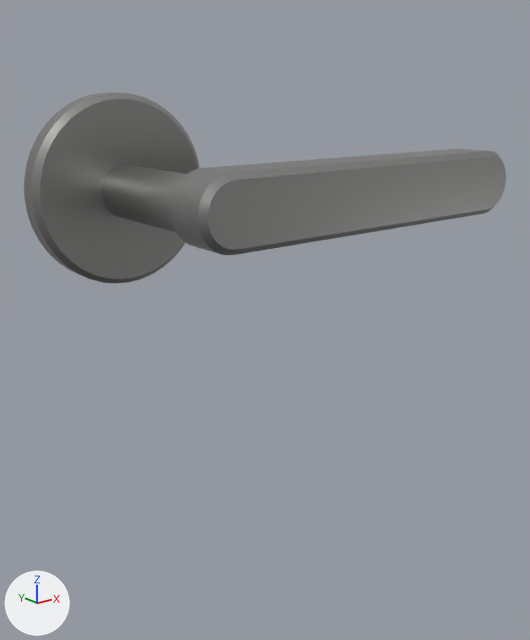
What one commit did to the glTF model production/assets/cloud-week/front-doors-all/furniture/HD2b.glb.
One viewpoint serves both versions: a 50 mm lens placed at (-0.0935, -0.1816, 0.0256), pointed at (0.0342, -0.022, -0.0383). The axes (+X, +Y, +Z) are drawn at lower left. The lights are the same throughout. The first picture is the older version. Vertices at exactly the same position are counted once.

Objects in the first picture: 'iron_lever', 'iron_neck', 'iron_rose'.
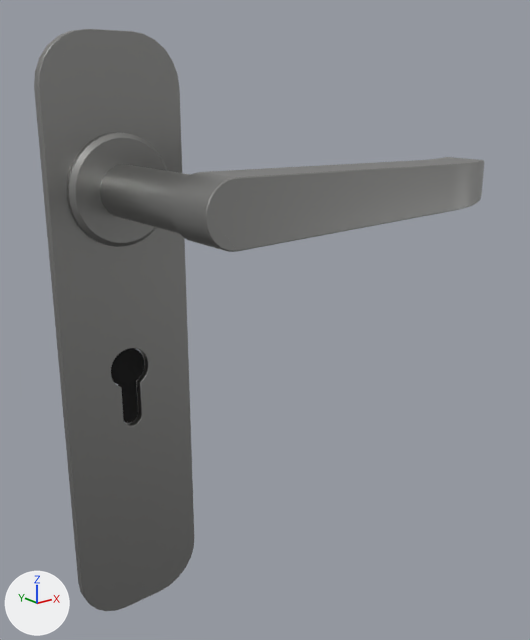
Edits to the scene script, one JSON object a line:
```json
{"op": "add", "block": "mat_slot_interior", "code": ["mat_slot_interior = principled_material('slot_interior')", "mat_slot_interior.base_color = (0.00368, 0.00368, 0.00368)  # black #0c0c0c", "mat_slot_interior.roughness = 0.95"]}
{"block": "me_iron_lever", "where": "# used by ob_iron_lever; location = (0.0, 0.0, 0.0)"}
{"op": "remove", "block": "me_iron_lever", "code": "me_iron_lever.from_pydata(...)  # 104 vertices, 204 faces; spans x -0.009..0.1, y -0.055..-0.041, z -0.009..0.009"}
{"op": "add", "block": "me_iron_lever", "code": "me_iron_lever.from_pydata(...)  # 176 vertices, 348 faces; spans x -0.008..0.1, y -0.055..-0.0321, z -0.008..0.008"}
{"block": "me_iron_lever", "change": "me_iron_lever part 1: 104 vertices removed from x -0.009..0.1, y -0.055..-0.041, z -0.009..0.009; 176 vertices added at x -0.008..0.1, y -0.055..-0.0321, z -0.008..0.008"}
{"block": "me_iron_rose", "where": "# used by ob_iron_rose; location = (0.0, 0.0, 0.0)"}
{"op": "remove", "block": "me_iron_rose", "code": "me_iron_rose.from_pydata(...)  # 122 vertices, 240 faces; spans x -0.025..0.025, y -0.006..0.0004, z -0.025..0.025"}
{"op": "add", "block": "me_iron_rose", "code": "me_iron_rose.from_pydata(...)  # 110 vertices, 216 faces; spans x -0.015..0.015, y -0.005..-0.0015, z -0.015..0.015"}
{"block": "me_iron_rose", "change": "me_iron_rose part 2: the whole mesh is rebuilt"}
{"op": "add", "block": "me_iron_keyhole_liner", "code": ["me_iron_keyhole_liner = bpy.data.meshes.new('iron_keyhole_liner')", "me_iron_keyhole_liner.from_pydata(...)  # 224 vertices, 444 faces; spans x -0.0057..0.0057, y -0.0007..0.0002, z -0.0687..-0.0453", "me_iron_keyhole_liner.materials.append(mat_slot_interior)  # black #0c0c0c"]}
{"op": "add", "block": "me_iron_backplate", "code": ["me_iron_backplate = bpy.data.meshes.new('iron_backplate')", "me_iron_backplate.from_pydata(...)  # 472 vertices, 944 faces; spans x -0.02..0.02, y -0.003..0.0, z -0.13..0.04", "me_iron_backplate.materials.append(mat_chrome_nickel)  # grey #aaaaa8"]}
{"op": "add", "block": "ob_iron_keyhole_liner", "code": ["ob_iron_keyhole_liner = bpy.data.objects.new('iron_keyhole_liner', me_iron_keyhole_liner)", "ob_iron_keyhole_liner.location = (0.0, 0.0, 0.0)"]}
{"op": "add", "block": "ob_iron_backplate", "code": ["ob_iron_backplate = bpy.data.objects.new('iron_backplate', me_iron_backplate)", "ob_iron_backplate.location = (0.0, 0.0, 0.0)"]}
```

Changed parts and their boxes (x1, y1, x2, y2) in the pictures (530 x 640 px):
```json
{"object": "iron_backplate", "change": "added", "after": [34, 29, 194, 611]}
{"object": "iron_lever", "change": "reshaped", "before": [170, 149, 506, 255], "after": [171, 157, 484, 252], "on screen": "7% narrower, 10% shorter"}
{"object": "iron_rose", "change": "reshaped", "before": [24, 92, 200, 284], "after": [67, 133, 168, 247], "on screen": "42% narrower, 40% shorter"}
{"object": "iron_keyhole_liner", "change": "added", "after": [111, 348, 144, 423], "on screen": "black"}
```
